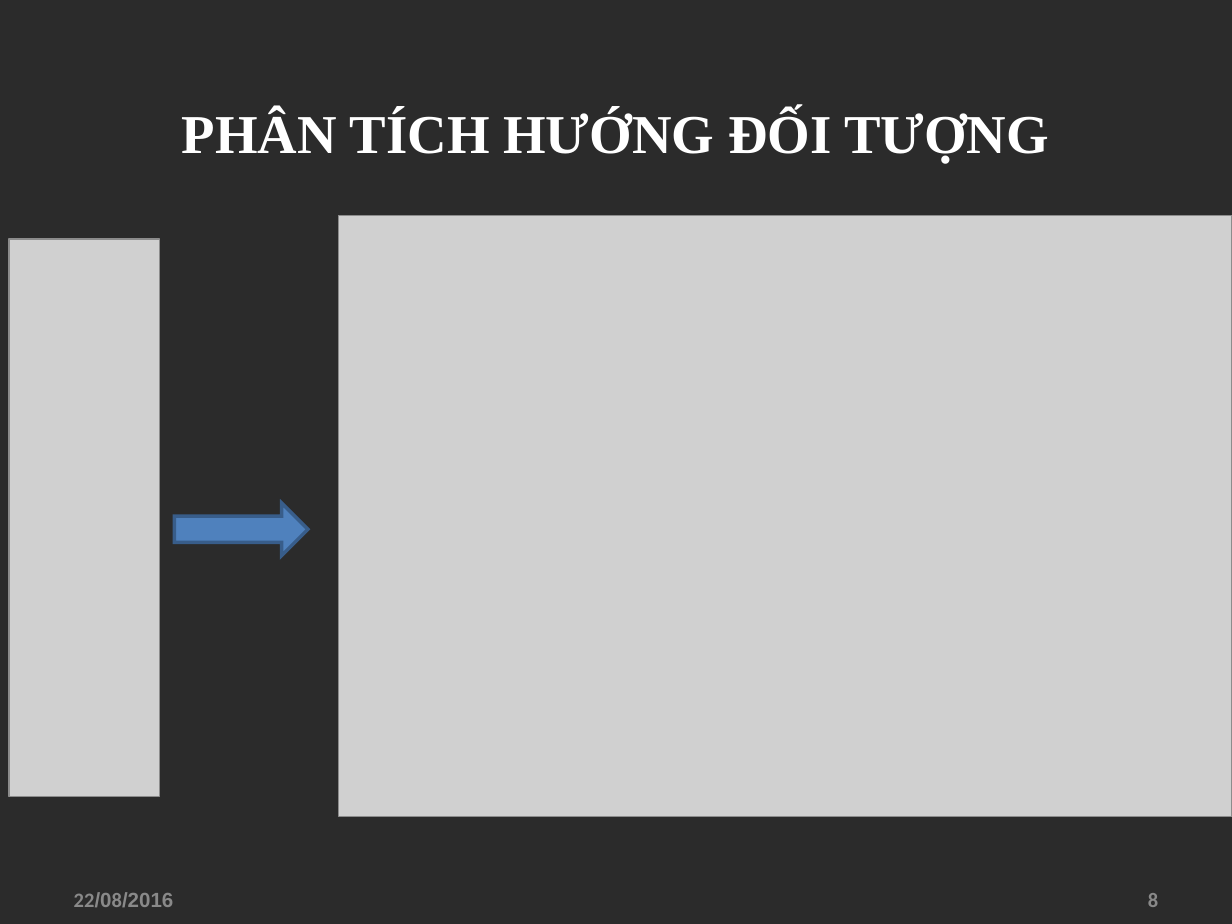
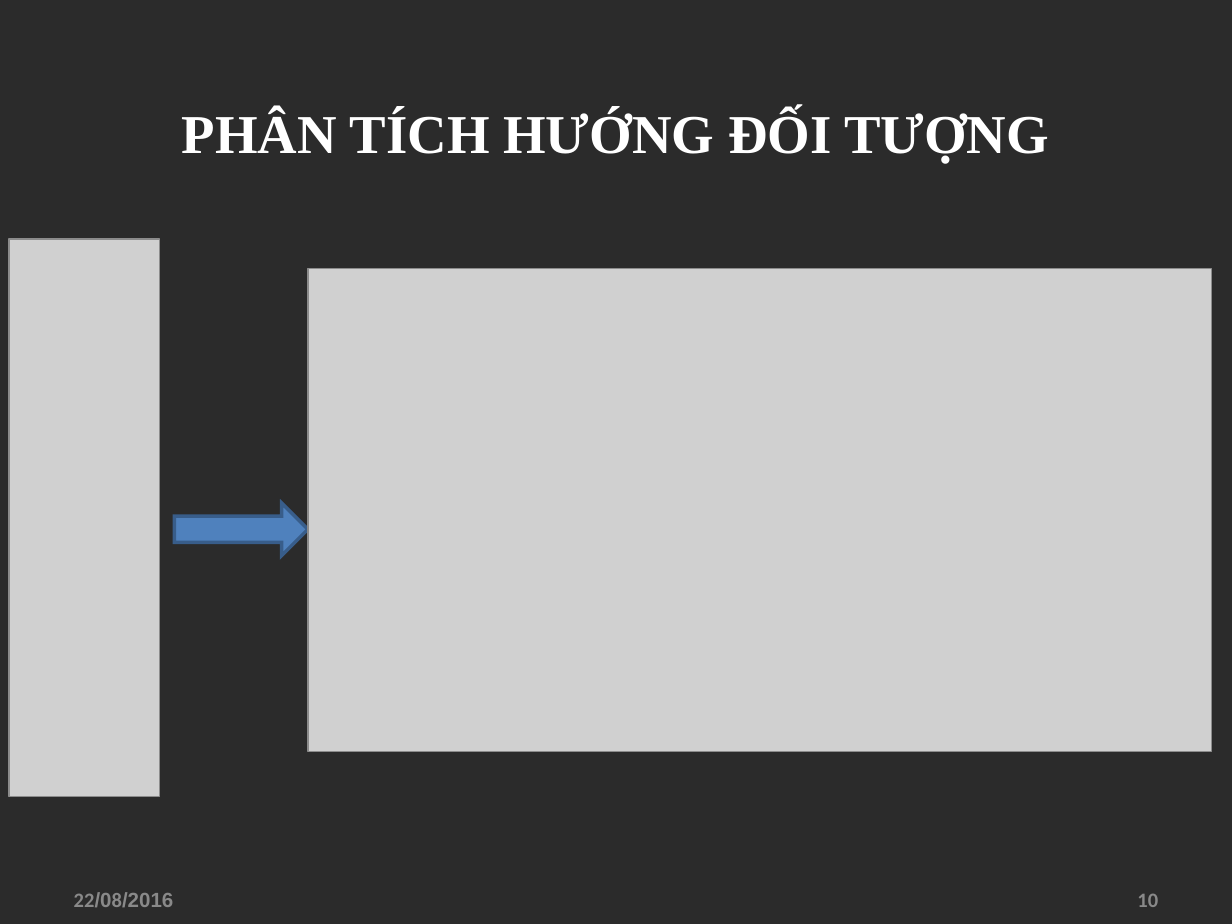
Before and after one commit to hoanhdo/ThanhDongUniversity, a slide deck: slide 10 of Bao cao/FacebookAPI-TranThiNhung-3C_CNTT.ppt (slide 8 before the commit). Drawn at 1232x924 pixels with LibreOffice and Linux fonts; fonts in the diff are those of the drawing; grey boxes stand for pictures; background and template pictures are left out; a plain dark background stands for a picture behind light text. Boxes give left, top, right and bottom in pixels: in the first picture for what was removed or moved away, otherwise in the second. Text is boxed around its words. In the diff, an @@ line names an element or a change of style, - is before the commit and + after.

```diff
--- a/Bao cao/FacebookAPI-TranThiNhung-3C_CNTT.ppt
+++ b/Bao cao/FacebookAPI-TranThiNhung-3C_CNTT.ppt
@@ picture: place and size @@
-picture at box(339, 216, 1232, 817)
+picture at box(308, 269, 1211, 752)
@@ page number at box(1137, 894, 1158, 907): text changed @@
-8
+10
```
Also in this commit, not shown: 3 other slides changed, 3 slides added, 2 slides removed, 4 other files.
